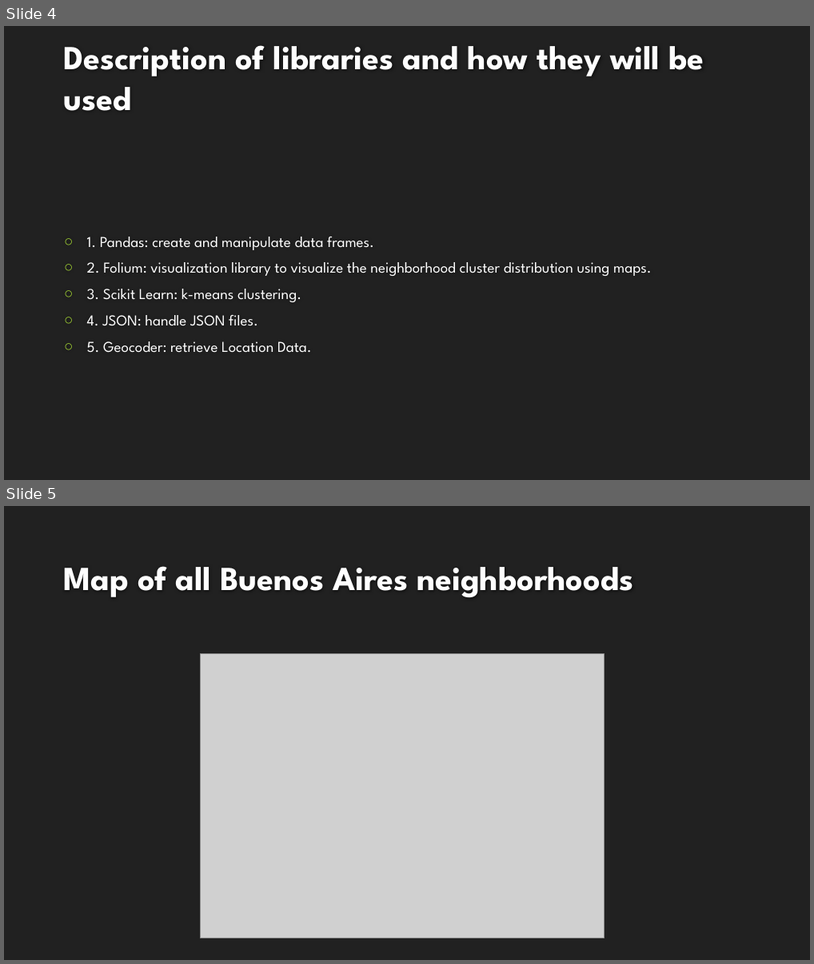
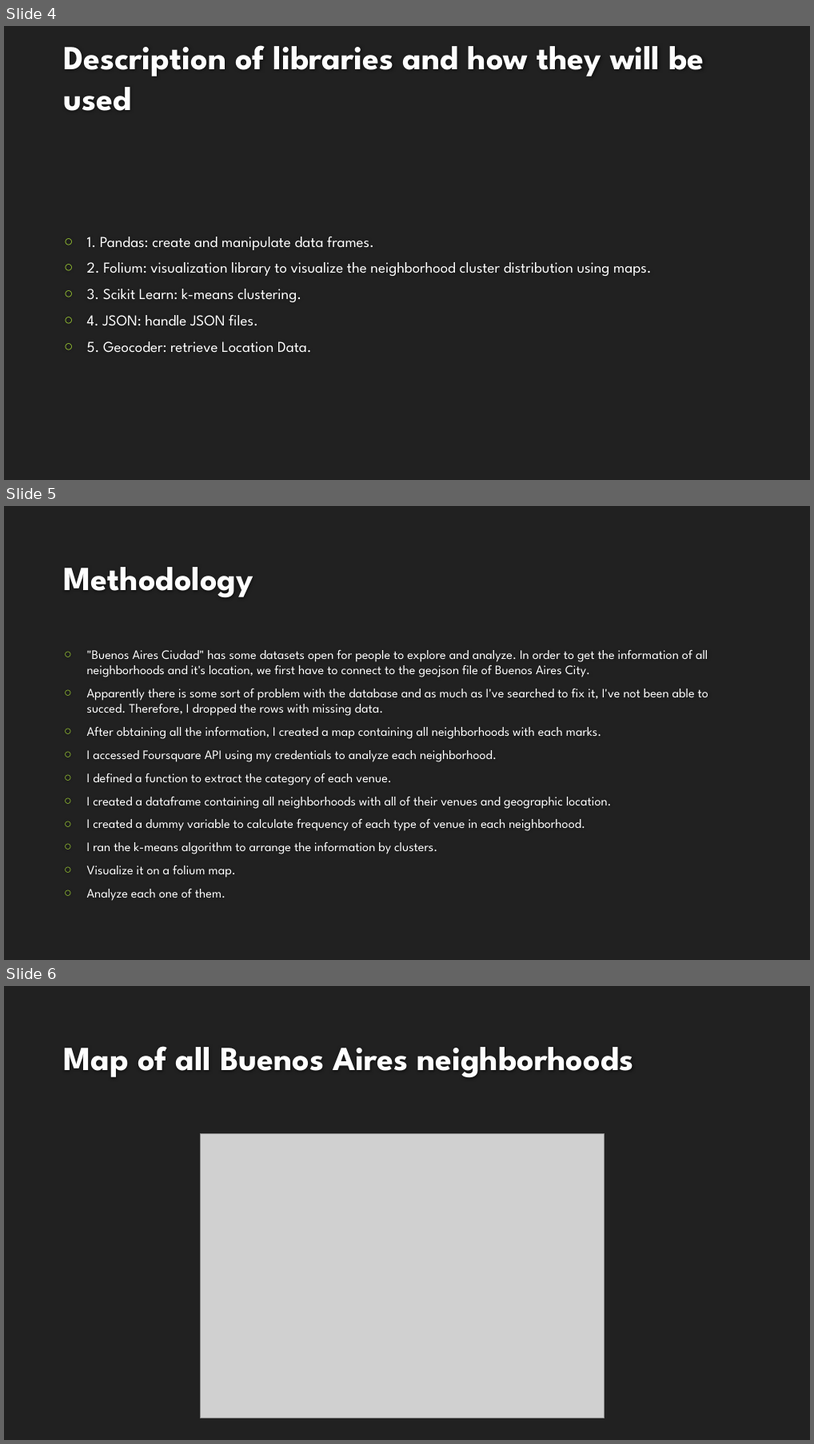
Before and after one commit to TWM-dark/Coursera-Capstone-Project, a slide deck: IBM DS Capstone Project Presentation.pptx. Shown one above the other, each under a label of ours: slides 4 and 5 before the commit, slides 4, 5 and 6 after it. The pictures are 814x964 and 814x1444 pixels, drawn with LibreOffice and Linux fonts; fonts in the diff are those of the drawing; grey boxes stand for pictures; background and template pictures are left out. Boxes give left, top, right and bottom in pixels: in the first picture for what was removed or moved away, otherwise in the second. Text is boxed around its words. In the diff, an @@ line names an element or a change of style, - is before the commit and + after.

```diff
--- a/IBM DS Capstone Project Presentation.pptx
+++ b/IBM DS Capstone Project Presentation.pptx
@@ slide 5 added at box(4, 506, 810, 960), background #212121 @@
@@ title added at box(64, 567, 254, 597), 40 pt, text #FEFEFE, bold @@
+Methodology
@@ text added at box(87, 649, 709, 900), 15.3 pt, text #FFFFFF @@
+○ "Buenos Aires Ciudad" has some datasets open for people to explore and analyze. In order to get the information of all neighborhoods and it's location, we first have to connect to the geojson file of Buenos Aires City.
+○ Apparently there is some sort of problem with the database and as much as I've searched to fix it, I've not been able to succed. Therefore, I dropped the rows with missing data.
+○ After obtaining all the information, I created a map containing all neighborhoods with each marks.
+○ I accessed Foursquare API using my credentials to analyze each neighborhood.
+○ I defined a function to extract the category of each venue.
+○ I created a dataframe containing all neighborhoods with all of their venues and geographic location.
+○ I created a dummy variable to calculate frequency of each type of venue in each neighborhood.
+○ I ran the k-means algorithm to arrange the information by clusters.
+○ Visualize it on a folium map.
+○ Analyze each one of them.
@@ what was slide 5 is now slide 6 @@
```
Also in this commit, not shown: 1 other file.
